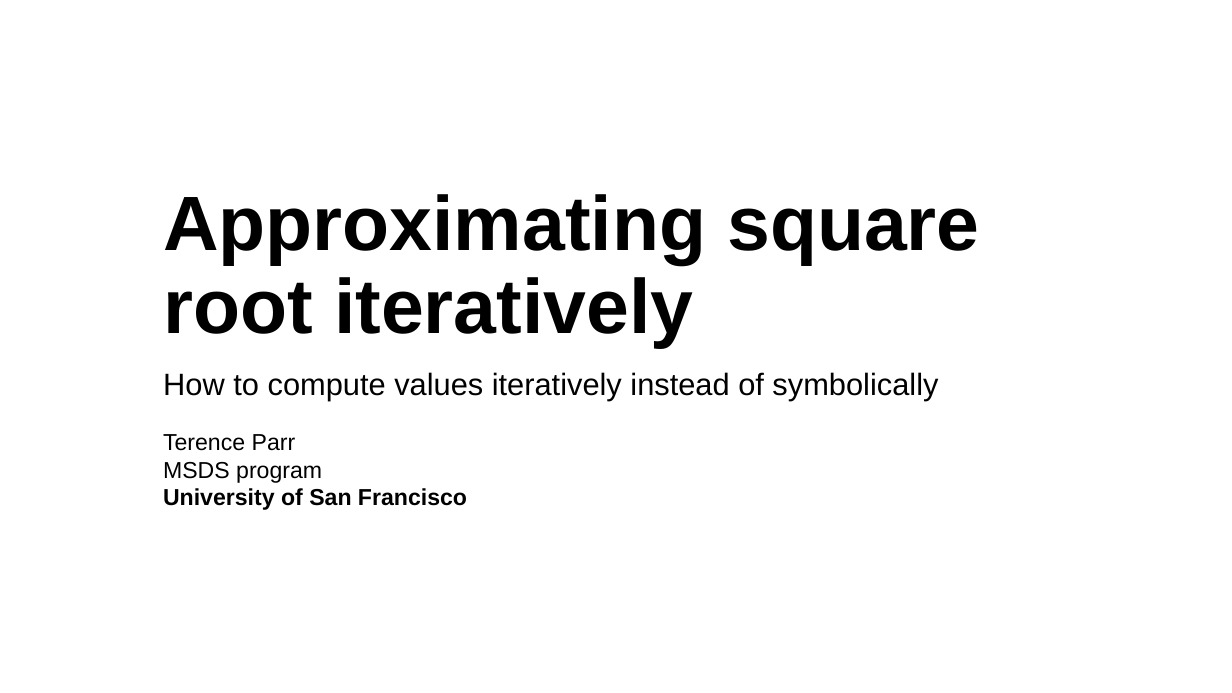
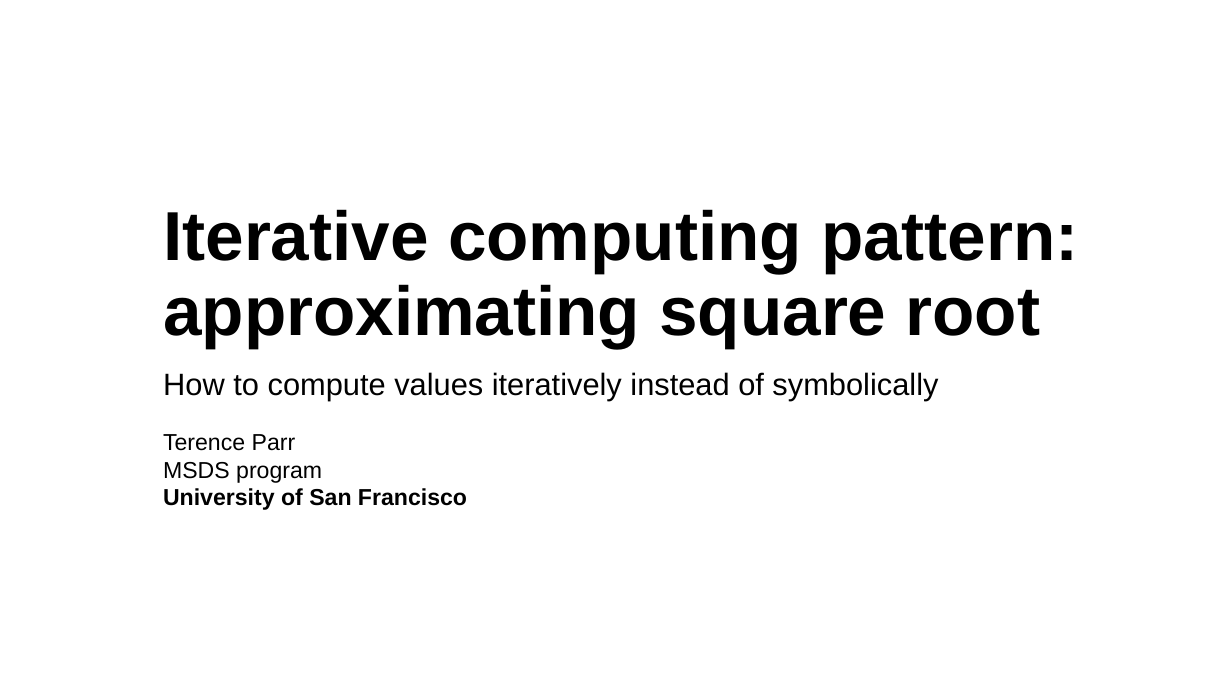
Before and after one commit to parrt/msds501, a slide deck: slide 1 of slides/sqrt.pptx. Drawn at 1232x693 pixels with LibreOffice and Linux fonts; fonts in the diff are those of the drawing; background and template pictures are left out. Boxes give left, top, right and bottom in pixels: in the first picture for what was removed or moved away, otherwise in the second. Text is boxed around its words. In the diff, an @@ line names an element or a change of style, - is before the commit and + after.

```diff
--- a/slides/sqrt.pptx
+++ b/slides/sqrt.pptx
@@ title at (163,209,1079,347): text changed; size 60 to 54 pt @@
-Approximating square root iteratively
+Iterative computing pattern:
+approximating square root
```
Also in this commit, not shown: 5 other files.
